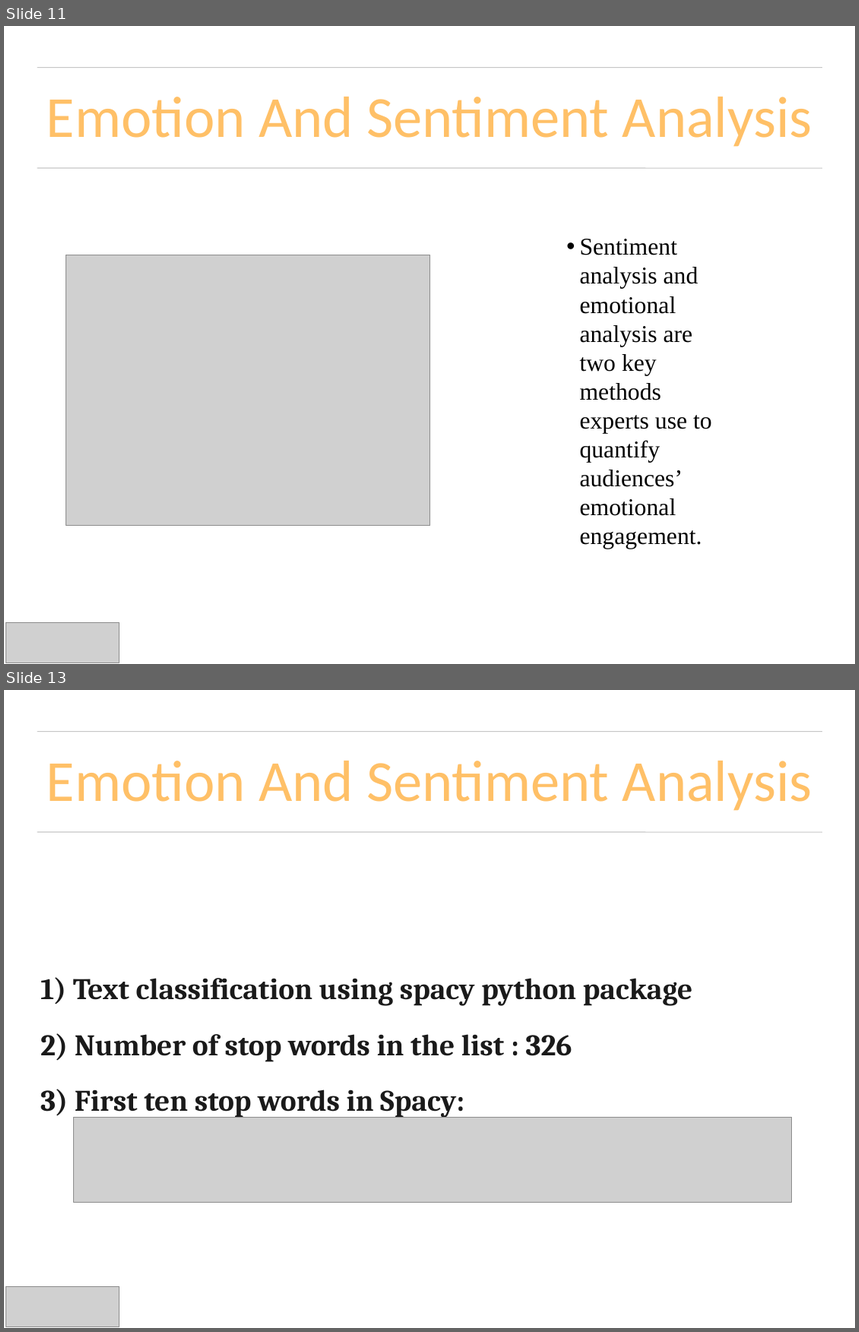
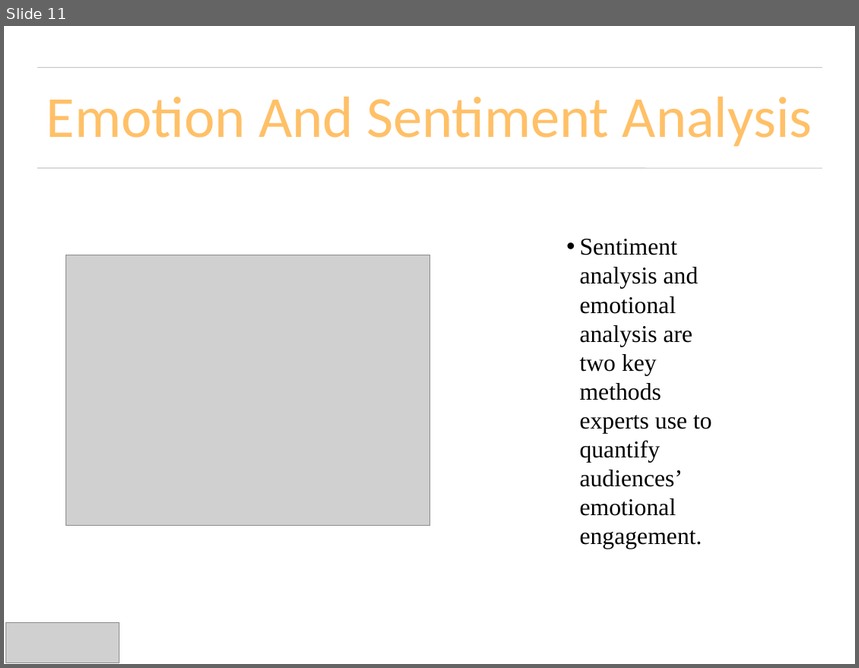
Before and after one commit to UNCG-CSE/Budget_Text_Analysis, a slide deck: doc/Presentations/Budget_Text_ProjectPresentation.pptx. Shown one above the other, each under a label of ours: slides 11 and 13 before the commit, slide 11 after it; the slides between them are not shown. The pictures are 859x1332 and 859x668 pixels, drawn with LibreOffice and Linux fonts; fonts in the diff are those of the drawing; grey boxes stand for pictures. Boxes give left, top, right and bottom in pixels: in the first picture for what was removed or moved away, otherwise in the second. Text is boxed around its words. In the diff, an @@ line names an element or a change of style, - is before the commit and + after.

```diff
--- a/doc/Presentations/Budget_Text_ProjectPresentation.pptx
+++ b/doc/Presentations/Budget_Text_ProjectPresentation.pptx
@@ slide 13 removed at (4, 690, 855, 1328), background #FFFFFF; not listed: 2 template elements that a slide beside it also shows @@
@@ title removed at (47, 761, 813, 811) @@
-Emotion And Sentiment Analysis
@@ text removed at (40, 977, 693, 1118) @@
-1) Text classification using spacy python package
-2) Number of stop words in the list : 326
-3) First ten stop words in Spacy:
@@ picture removed at (73, 1117, 792, 1203) @@
@@ picture removed at (6, 1287, 120, 1327) @@
```
Also in this commit, not shown: 1 slide changed, 1 other slide removed, 2 other files.
